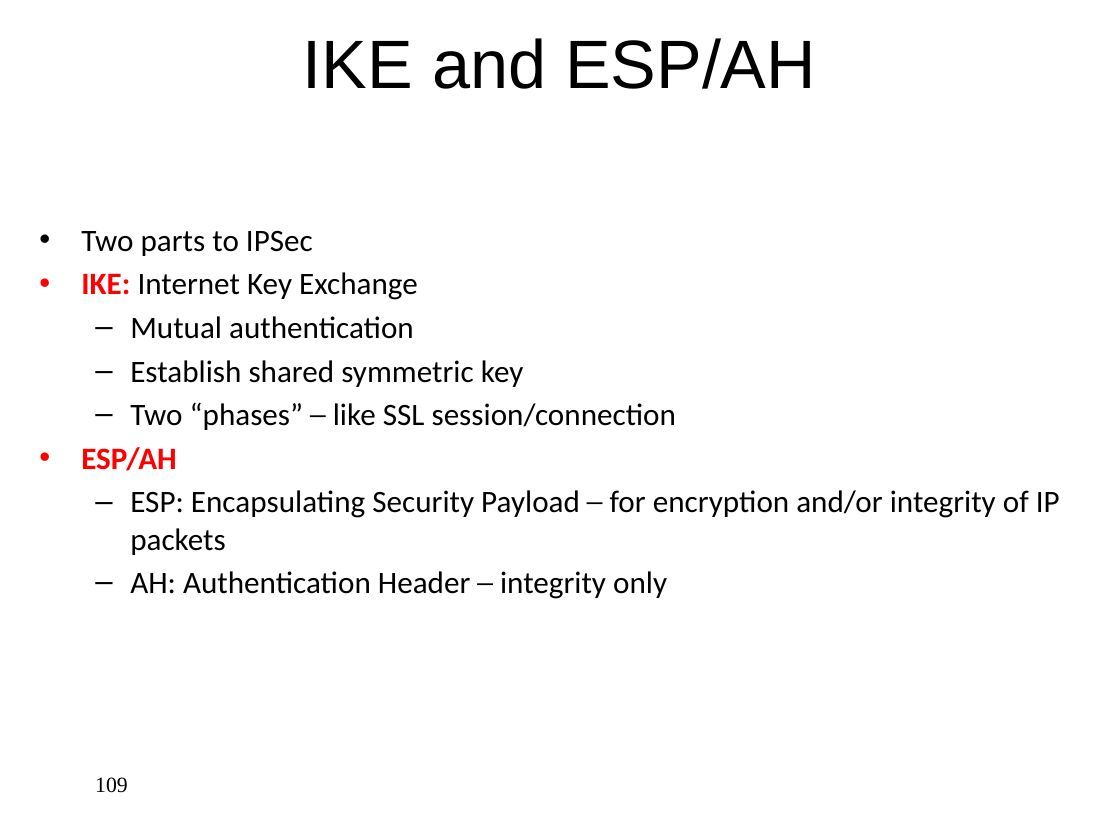
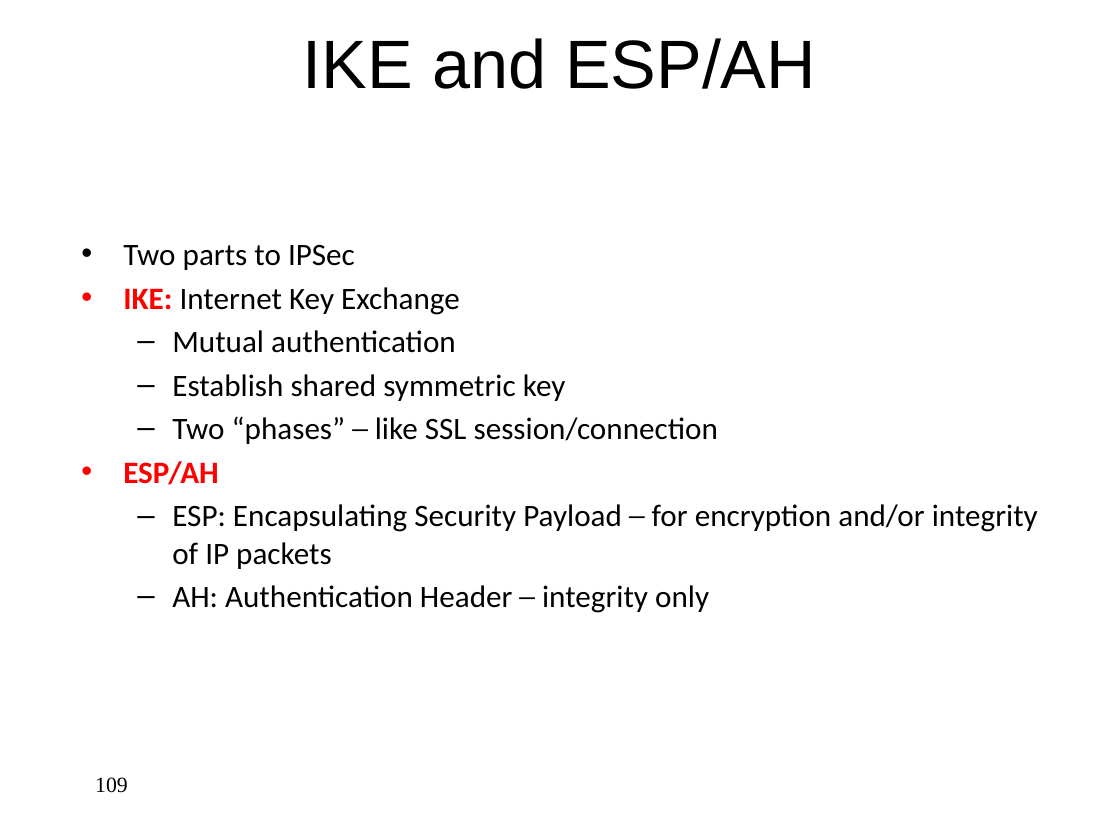
Before and after one commit to jlmucb/class_notes, a slide deck: slide 109 of BerkeleyClass/CS290Spring2013/Lectures/Cryptoclass9.pptx. Drawn at 1120x840 pixels with LibreOffice and Linux fonts; fonts in the diff are those of the drawing. Boxes give left, top, right and bottom in pixels: in the first picture for what was removed or moved away, otherwise in the second. Text is boxed around its words. In the diff, an @@ line names an element or a change of style, - is before the commit and + after.

```diff
--- a/BerkeleyClass/CS290Spring2013/Lectures/Cryptoclass9.pptx
+++ b/BerkeleyClass/CS290Spring2013/Lectures/Cryptoclass9.pptx
@@ text "Two parts to IPSec" rewrapped from [81, 230, 1060, 599] to [123, 244, 1038, 613] @@
```
Also in this commit, not shown: 5 other slides changed, 11 other files.
